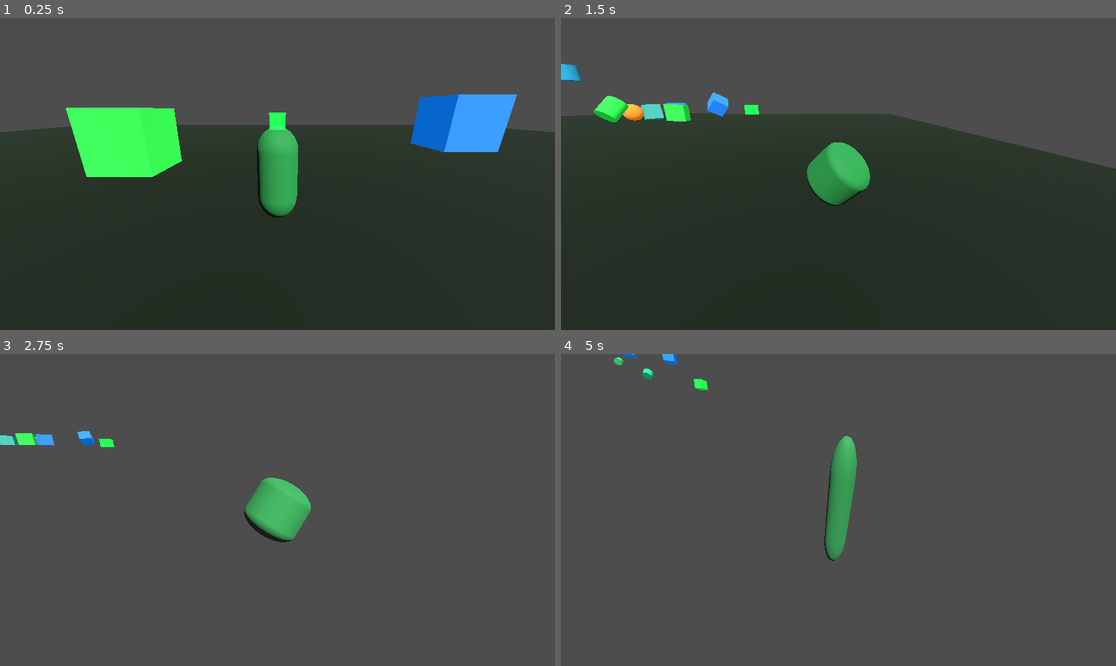
Above: before the commit, frames 1-4 (two rows, left to right).
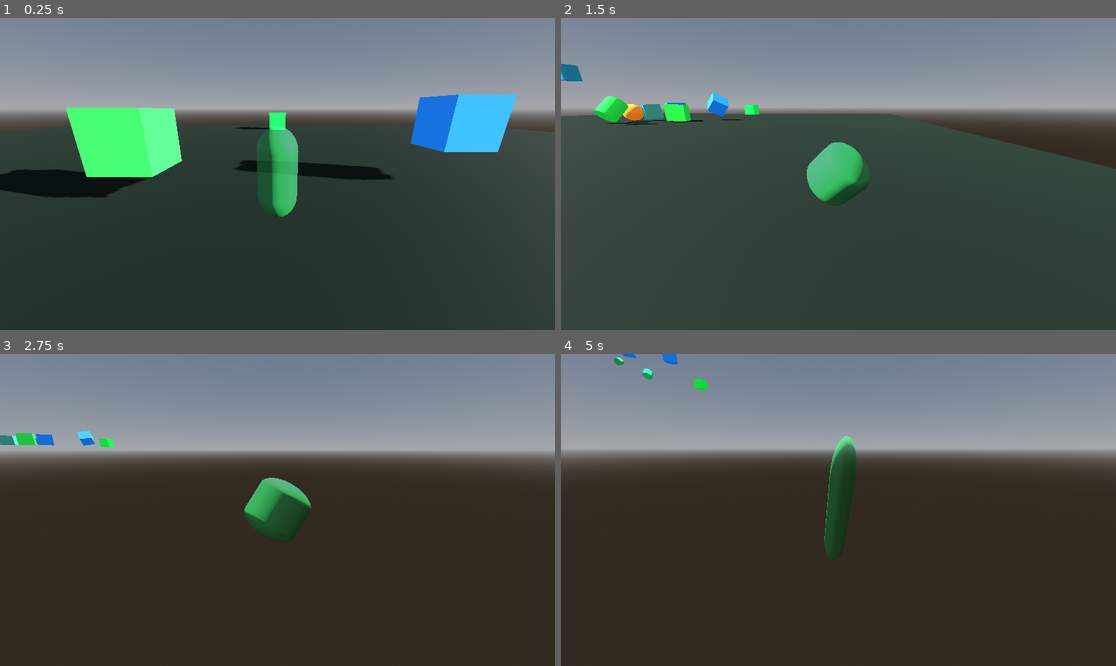
Above: after the commit, the same moments.

Repository: FrankTheSenate/what-are-we-building
Game: Godot game, scene res://PhysicsChaos.tscn
Two runs of this game, one before a commit and one after it. Both use one fixed random seed, a clock stepped at 60 frames per second and the inputs below. This scene is started directly instead of the project's main scene.
Inputs (mouse positions are in pixels of both pictures, inside the frame that each line leads up to):
- Up to frame 1 (0.25 s): no input
- Up to frame 2 (1.5 s): move the mouse to (866, 174) at 0.52 s; hold W (Forward) from 0.53 s (still down); tap Space (Jump) at 0.77 s; move the mouse to (810, 174) at 1.27 s
- Up to frame 3 (2.75 s): keep holding W (Forward); tap Space (Jump) at 1.52 s; move the mouse to (288, 503) at 2.02 s
- Up to frame 4 (5 s): keep holding W (Forward); move the mouse to (832, 516) at 2.77 s; tap Space (Jump) at 3.02, 3.77, 4.52 s; move the mouse to (877, 513) at 3.52 s; move the mouse to (794, 506) at 4.27 s

The runs differ from the first frame. In frame 1, 37% of the frame differs, in the area x 0-100%, y 0-64%; in frame 2, 37%; in frame 3, 96%; in frame 4, 97%, in the area x 0-100%, y 0-100%.

Commit message:
Ray Tracing and Secret 4th Level
Ray Tracing

Diff:
--- a/Level.tscn
+++ b/Level.tscn
@@ -1,9 +1,11 @@
-[gd_scene load_steps=11 format=3 uid="uid://ehqy0kd4rq3g"]
+[gd_scene load_steps=13 format=3 uid="uid://ehqy0kd4rq3g"]
 
 [ext_resource type="PackedScene" uid="uid://cwbpvk0v82yyi" path="res://PlayerChar.tscn" id="1_bexhn"]
 [ext_resource type="Script" uid="uid://cood70af6j3mo" path="res://level_advance_trigger.gd" id="2_trigger"]
+[ext_resource type="Environment" path="res://raytraced_environment.tres" id="3_ray_env"]
+[ext_resource type="Script" uid="uid://dqb5rnmvsqubp" path="res://moving_light.gd" id="4_moving_light"]
 
-[sub_resource type="Image" id="Image_t7iv1"]
+[sub_resource type="Image" id="Image_wkftn"]
 data = {
 "data": PackedByteArray(200, 200, 200, 255, 165, 84, 65, 255, 165, 84, 65, 255, 165, 84, 65, 255, 200, 200, 200, 255, 1 …(1113 unchanged characters)…
 "format": "RGBA8",
@@ -40,6 +42,11 @@
 
 [node name="Sun" type="DirectionalLight3D" parent="."]
 transform = Transform3D(1, 0, 0, 0, 0.49999997, 0.86602545, 0, -0.86602545, 0.49999997, 0, 0, 0)
+shadow_enabled = true
+script = ExtResource("4_moving_light")
+
+[node name="WorldEnvironment" type="WorldEnvironment" parent="."]
+environment = ExtResource("3_ray_env")
 
 [node name="Floor" type="StaticBody3D" parent="."]
 
--- a/PhysicsChaos.tscn
+++ b/PhysicsChaos.tscn
@@ -1,9 +1,11 @@
-[gd_scene load_steps=18 format=3]
+[gd_scene load_steps=20 format=3]
 
 [ext_resource type="PackedScene" path="res://PlayerChar.tscn" id="1_player"]
 [ext_resource type="Script" path="res://slime_fling_body.gd" id="2_fling"]
 [ext_resource type="Script" path="res://level_advance_trigger.gd" id="3_trigger"]
 [ext_resource type="Script" path="res://slime_physics_spawner.gd" id="4_spawner"]
+[ext_resource type="Environment" path="res://raytraced_environment.tres" id="5_ray_env"]
+[ext_resource type="Script" path="res://moving_light.gd" id="6_moving_light"]
 
 [sub_resource type="StandardMaterial3D" id="Material_floor"]
 albedo_color = Color(0.05, 0.12, 0.05, 1)
@@ -68,6 +70,11 @@
 [node name="Sun" type="DirectionalLight3D" parent="."]
 transform = Transform3D(0.8660254, -0.3535534, 0.35355338, 0, 0.70710677, 0.7071068, -0.5, -0.6123724, 0.61237246, 0, 0, 0)
 light_energy = 1.45
+shadow_enabled = true
+script = ExtResource("6_moving_light")
+
+[node name="WorldEnvironment" type="WorldEnvironment" parent="."]
+environment = ExtResource("5_ray_env")
 
 [node name="Floor" type="StaticBody3D" parent="."]
 
@@ -101,6 +108,18 @@
 shape = SubResource("BoxShape3D_trigger")
 
 [node name="MeshInstance3D" type="MeshInstance3D" parent="TriggerReturn"]
+mesh = SubResource("BoxMesh_trigger")
+material_override = SubResource("Material_trigger")
+
+[node name="PitTrigger" type="Area3D" parent="."]
+transform = Transform3D(1, 0, 0, 0, 1, 0, 0, 0, 1, 32, 1.5, 32)
+script = ExtResource("3_trigger")
+target_scene_path = "res://PitOfChaos.tscn"
+
+[node name="CollisionShape3D5" type="CollisionShape3D" parent="PitTrigger"]
+shape = SubResource("BoxShape3D_trigger")
+
+[node name="MeshInstance3D5" type="MeshInstance3D" parent="PitTrigger"]
 mesh = SubResource("BoxMesh_trigger")
 material_override = SubResource("Material_trigger")
 
--- /dev/null
+++ b/PitOfChaos.tscn
@@ -0,0 +1,126 @@
+[gd_scene load_steps=15 format=3]
+
+[ext_resource type="PackedScene" path="res://PlayerChar.tscn" id="1_player"]
+[ext_resource type="Script" path="res://level_advance_trigger.gd" id="2_trigger"]
+[ext_resource type="Environment" path="res://raytraced_environment.tres" id="3_ray_env"]
+[ext_resource type="Script" path="res://moving_light.gd" id="4_light"]
+[ext_resource type="Script" path="res://pit_object_rain.gd" id="5_rain"]
+
+[sub_resource type="StandardMaterial3D" id="Material_floor"]
+albedo_color = Color(0.06, 0.08, 0.12, 1)
+roughness = 0.9
+
+[sub_resource type="PlaneMesh" id="PlaneMesh_floor"]
+size = Vector2(140, 140)
+
+[sub_resource type="BoxShape3D" id="BoxShape3D_floor"]
+size = Vector3(140, 0.5, 140)
+
+[sub_resource type="StandardMaterial3D" id="Material_wall"]
+albedo_color = Color(0.08, 0.3, 0.25, 1)
+emission_enabled = true
+emission = Color(0.05, 0.7, 0.5, 1)
+
+[sub_resource type="BoxMesh" id="BoxMesh_wall"]
+size = Vector3(140, 30, 4)
+
+[sub_resource type="BoxShape3D" id="BoxShape3D_wall"]
+size = Vector3(140, 30, 4)
+
+[sub_resource type="StandardMaterial3D" id="Material_exit"]
+albedo_color = Color(0.2, 0.9, 0.4, 1)
+emission_enabled = true
+emission = Color(0.1, 0.8, 0.3, 1)
+
+[sub_resource type="BoxMesh" id="BoxMesh_exit"]
+size = Vector3(3, 4, 3)
+
+[sub_resource type="BoxShape3D" id="BoxShape3D_exit"]
+size = Vector3(3, 3, 3)
+
+[node name="PitOfChaos" type="Node3D"]
+
+[node name="Sun" type="DirectionalLight3D" parent="."]
+transform = Transform3D(0.9659258, 0, -0.25881904, 0.0669873, 0.9659258, 0.25000003, 0.25, -0.25881904, 0.9330127, 0, 0, 0)
+light_energy = 1.6
+shadow_enabled = true
+script = ExtResource("4_light")
+orbit_speed_hz = 0.7
+orbit_pitch_amplitude_degrees = 45.0
+
+[node name="WorldEnvironment" type="WorldEnvironment" parent="."]
+environment = ExtResource("3_ray_env")
+
+[node name="Floor" type="StaticBody3D" parent="."]
+
+[node name="MeshInstance3D" type="MeshInstance3D" parent="Floor"]
+mesh = SubResource("PlaneMesh_floor")
+material_override = SubResource("Material_floor")
+
+[node name="CollisionShape3D" type="CollisionShape3D" parent="Floor"]
+shape = SubResource("BoxShape3D_floor")
+
+[node name="WallNorth" type="StaticBody3D" parent="."]
+transform = Transform3D(1, 0, 0, 0, 1, 0, 0, 0, 1, 0, 15, 70)
+
+[node name="MeshInstance3D" type="MeshInstance3D" parent="WallNorth"]
+mesh = SubResource("BoxMesh_wall")
+material_override = SubResource("Material_wall")
+
+[node name="CollisionShape3D" type="CollisionShape3D" parent="WallNorth"]
+shape = SubResource("BoxShape3D_wall")
+
+[node name="WallSouth" type="StaticBody3D" parent="."]
+transform = Transform3D(1, 0, 0, 0, 1, 0, 0, 0, 1, 0, 15, -70)
+
+[node name="MeshInstance3D" type="MeshInstance3D" parent="WallSouth"]
+mesh = SubResource("BoxMesh_wall")
+material_override = SubResource("Material_wall")
+
+[node name="CollisionShape3D" type="CollisionShape3D" parent="WallSouth"]
+shape = SubResource("BoxShape3D_wall")
+
+[node name="WallEast" type="StaticBody3D" parent="."]
+transform = Transform3D(2.38419e-07, 0, -1, 0, 1, 0, 1, 0, 2.38419e-07, 70, 15, 0)
+
+[node name="MeshInstance3D" type="MeshInstance3D" parent="WallEast"]
+mesh = SubResource("BoxMesh_wall")
+material_override = SubResource("Material_wall")
+
+[node name="CollisionShape3D" type="CollisionShape3D" parent="WallEast"]
+shape = SubResource("BoxShape3D_wall")
+
+[node name="WallWest" type="StaticBody3D" parent="."]
+transform = Transform3D(2.38419e-07, 0, 1, 0, 1, 0, -1, 0, 2.38419e-07, -70, 15, 0)
+
+[node name="MeshInstance3D" type="MeshInstance3D" parent="WallWest"]
+mesh = SubResource("BoxMesh_wall")
+material_override = SubResource("Material_wall")
+
+[node name="CollisionShape3D" type="CollisionShape3D" parent="WallWest"]
+shape = SubResource("BoxShape3D_wall")
+
+[node name="Player" parent="." instance=ExtResource("1_player")]
+transform = Transform3D(1, 0, 0, 0, 1, 0, 0, 0, 1, 0, 35, 0)
+
+[node name="DebrisRain" type="Node3D" parent="."]
+script = ExtResource("5_rain")
+object_count = 1300
+batch_size = 50
+batch_interval = 0.75
+spawn_radius = 55.0
+spawn_height = 45.0
+base_downward_speed = 9.0
+random_speed = 11.0
+
+[node name="ExitTrigger" type="Area3D" parent="."]
+transform = Transform3D(1, 0, 0, 0, 1, 0, 0, 0, 1, -50, 3, -50)
+script = ExtResource("2_trigger")
+target_scene_path = "res://Level.tscn"
+
+[node name="CollisionShape3D" type="CollisionShape3D" parent="ExitTrigger"]
+shape = SubResource("BoxShape3D_exit")
+
+[node name="MeshInstance3D" type="MeshInstance3D" parent="ExitTrigger"]
+mesh = SubResource("BoxMesh_exit")
+material_override = SubResource("Material_exit")
--- a/PlayerChar.tscn
+++ b/PlayerChar.tscn
@@ -20,6 +20,8 @@
 [node name="MeshInstance3D" type="MeshInstance3D" parent="CharacterBody3D"]
 mesh = SubResource("CapsuleMesh_sii85")
 surface_material_override/0 = SubResource("StandardMaterial3D_fpmoo")
+cast_shadow = 1
+gi_mode = 2
 
 [node name="CollisionShape3D" type="CollisionShape3D" parent="CharacterBody3D"]
 shape = SubResource("CapsuleShape3D_1y1dc")
--- a/SlimeSanctuary.tscn
+++ b/SlimeSanctuary.tscn
@@ -7,6 +7,8 @@
 [ext_resource type="Script" path="res://level_advance_trigger.gd" id="5_trigger"]
 [ext_resource type="Script" path="res://slime_suction_vent.gd" id="6_vent"]
 [ext_resource type="Script" path="res://slime_wall_stick.gd" id="7_stick"]
+[ext_resource type="Environment" path="res://raytraced_environment.tres" id="8_ray_env"]
+[ext_resource type="Script" path="res://moving_light.gd" id="9_moving_light"]
 
 [sub_resource type="StandardMaterial3D" id="Material_floor"]
 albedo_color = Color(0.08, 0.35, 0.08, 1)
@@ -75,6 +77,11 @@
 [node name="Sun" type="DirectionalLight3D" parent="."]
 transform = Transform3D(0.7071068, -0.35355338, 0.61237246, 0, 0.86602545, 0.5, -0.7071068, -0.35355344, 0.6123724, 0, 0, 0)
 light_energy = 1.3
+shadow_enabled = true
+script = ExtResource("9_moving_light")
+
+[node name="WorldEnvironment" type="WorldEnvironment" parent="."]
+environment = ExtResource("8_ray_env")
 
 [node name="Floor" type="StaticBody3D" parent="."]
 
--- /dev/null
+++ b/moving_light.gd
@@ -0,0 +1,21 @@
+extends DirectionalLight3D
+
+@export_range(0.0, 90.0, 0.1) var orbit_pitch_amplitude_degrees := 35.0
+@export var orbit_speed_hz := 0.5
+@export var phase_offset := 0.0
+
+var _base_rotation := Vector3.ZERO
+var _time := 0.0
+
+func _ready() -> void:
+	_base_rotation = rotation
+
+func _process(delta: float) -> void:
+	_time += delta
+	var angle := (phase_offset + _time) * TAU * orbit_speed_hz
+	var yaw_angle := _base_rotation.y + angle
+	var pitch_offset := cos(angle) * deg_to_rad(orbit_pitch_amplitude_degrees)
+	var rot := _base_rotation
+	rot.y = fmod(yaw_angle, TAU)
+	rot.x = _base_rotation.x + pitch_offset
+	rotation = rot
--- /dev/null
+++ b/pit_object_rain.gd
@@ -0,0 +1,113 @@
+extends Node3D
+
+@export var object_count := 1300
+@export var batch_size := 40
+@export var batch_interval := 1.0
+@export var spawn_radius := 40.0
+@export var spawn_height := 35.0
+@export var base_downward_speed := 8.0
+@export var random_speed := 10.0
+
+var rng := RandomNumberGenerator.new()
+var _time_accum := 0.0
+
+func _ready() -> void:
+	rng.randomize()
+	for i in object_count:
+		_spawn_body()
+
+func _physics_process(delta: float) -> void:
+	_time_accum += delta
+	while _time_accum >= batch_interval:
+		_time_accum -= batch_interval
+		for i in batch_size:
+			_spawn_body()
+
+func _spawn_body() -> void:
+	var body := RigidBody3D.new()
+	body.mass = rng.randf_range(0.8, 2.5)
+	body.contact_monitor = true
+	body.max_contacts_reported = 6
+
+	var phys_mat := PhysicsMaterial.new()
+	phys_mat.friction = 0.35
+	phys_mat.bounce = 0.45
+	body.physics_material_override = phys_mat
+
+	var mesh_instance := MeshInstance3D.new()
+	var collision := CollisionShape3D.new()
+	var mesh_type := rng.randi_range(0, 2)
+
+	if mesh_type == 0:
+		var size := Vector3(
+			rng.randf_range(1.0, 3.8),
+			rng.randf_range(1.0, 3.2),
+			rng.randf_range(1.0, 3.8)
+		)
+		var mesh := BoxMesh.new()
+		mesh.size = size
+		mesh_instance.mesh = mesh
+		var shape := BoxShape3D.new()
+		shape.size = size
+		collision.shape = shape
+	elif mesh_type == 1:
+		var radius := rng.randf_range(0.8, 1.8)
+		var mesh := SphereMesh.new()
+		mesh.radius = radius
+		mesh.height = radius * 2.0
+		mesh_instance.mesh = mesh
+		var shape := SphereShape3D.new()
+		shape.radius = radius
+		collision.shape = shape
+	else:
+		var radius := rng.randf_range(0.7, 1.6)
+		var height := rng.randf_range(1.2, 3.4)
+		var mesh := CylinderMesh.new()
+		mesh.top_radius = radius
+		mesh.bottom_radius = radius
+		mesh.height = height
+		mesh_instance.mesh = mesh
+		var shape := CylinderShape3D.new()
+		shape.radius = radius
+		shape.height = height
+		collision.shape = shape
+
+	var mat := StandardMaterial3D.new()
+	mat.albedo_color = Color(
+		rng.randf_range(0.05, 0.35),
+		rng.randf_range(0.6, 1.0),
+		rng.randf_range(0.25, 0.9),
+		1.0
+	)
+	mat.emission_enabled = true
+	mat.emission = mat.albedo_color * rng.randf_range(0.3, 0.8)
+	mesh_instance.material_override = mat
+
+	body.add_child(mesh_instance)
+	body.add_child(collision)
+
+	var angle := rng.randf_range(0.0, TAU)
+	var radius_offset := rng.randf_range(0.0, spawn_radius)
+	var spawn_pos := global_transform.origin + Vector3(
+		cos(angle) * radius_offset,
+		spawn_height + rng.randf_range(0.0, spawn_height * 0.3),
+		sin(angle) * radius_offset
+	)
+	body.global_transform = Transform3D(Basis.IDENTITY, spawn_pos)
+
+	var downward_speed := base_downward_speed + rng.randf_range(0.0, random_speed)
+	var lateral := Vector3(
+		rng.randf_range(-random_speed * 0.5, random_speed * 0.5),
+		0.0,
+		rng.randf_range(-random_speed * 0.5, random_speed * 0.5)
+	)
+	body.linear_velocity = Vector3(0, -downward_speed, 0) + lateral
+
+	var torque := Vector3(
+		rng.randf_range(-8.0, 8.0),
+		rng.randf_range(-8.0, 8.0),
+		rng.randf_range(-8.0, 8.0)
+	)
+	body.apply_torque_impulse(torque)
+
+	add_child(body)
--- a/playerchar.gd
+++ b/playerchar.gd
@@ -73,6 +73,8 @@
 		mat.transparency = BaseMaterial3D.TRANSPARENCY_ALPHA
 		mat.roughness = 0.7
 		mesh.material_override = mat
+	mesh.cast_shadow = GeometryInstance3D.SHADOW_CASTING_SETTING_ON
+	mesh.gi_mode = GeometryInstance3D.GI_MODE_DYNAMIC
 	get_tree().current_scene.add_child(trail_container)
 	ragdoll_rng.randomize()
 	original_collision_layer = body.collision_layer
@@ -360,6 +362,8 @@
 		var surf_mat := mesh.mesh.surface_get_material(0)
 		if surf_mat:
 			rag_mesh.material_override = surf_mat
+	rag_mesh.cast_shadow = GeometryInstance3D.SHADOW_CASTING_SETTING_ON
+	rag_mesh.gi_mode = GeometryInstance3D.GI_MODE_DYNAMIC
 	var impact_speed := hit_velocity.length()
 	var dir := hit_velocity.normalized()
 	var intensity: float = impact_speed / max(0.001, jump_velocity)
--- /dev/null
+++ b/raytraced_environment.tres
@@ -0,0 +1,12 @@
+[gd_resource type="Environment" load_steps=3 format=3 uid="uid://dwdgauc5bjt23"]
+
+[sub_resource type="ProceduralSkyMaterial" id="ProceduralSkyMaterial_raytrace"]
+
+[sub_resource type="Sky" id="Sky_raytrace"]
+sky_material = SubResource("ProceduralSkyMaterial_raytrace")
+
+[resource]
+background_mode = 2
+sky = SubResource("Sky_raytrace")
+sdfgi_enabled = true
+sdfgi_use_occlusion = true
Not shown: 1 places in Level.tscn that only renumber resources
Not shown: 1 places in SlimeSanctuary.tscn that only renumber resources
Not shown, added: moving_light.gd.uid
Not shown, added: pit_object_rain.gd.uid
